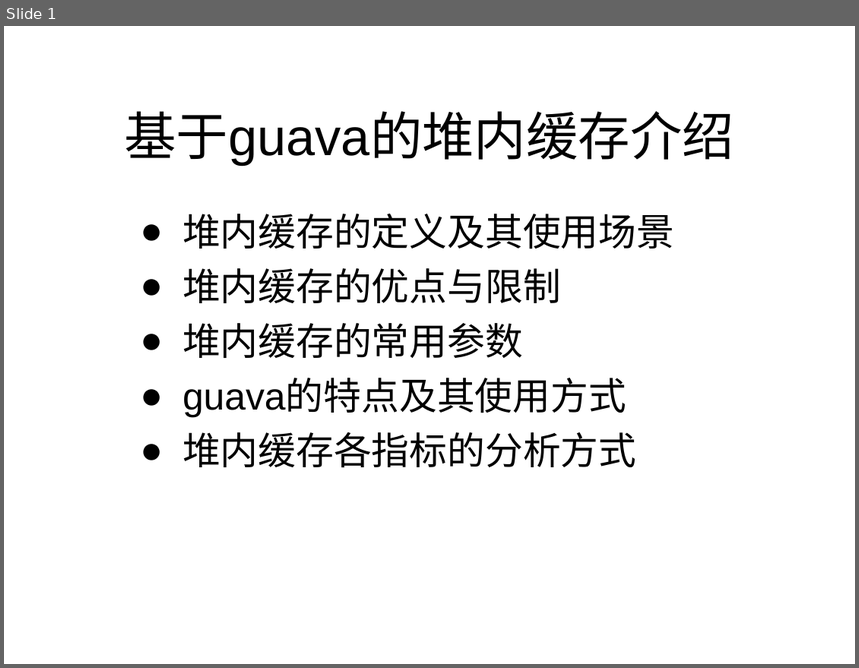
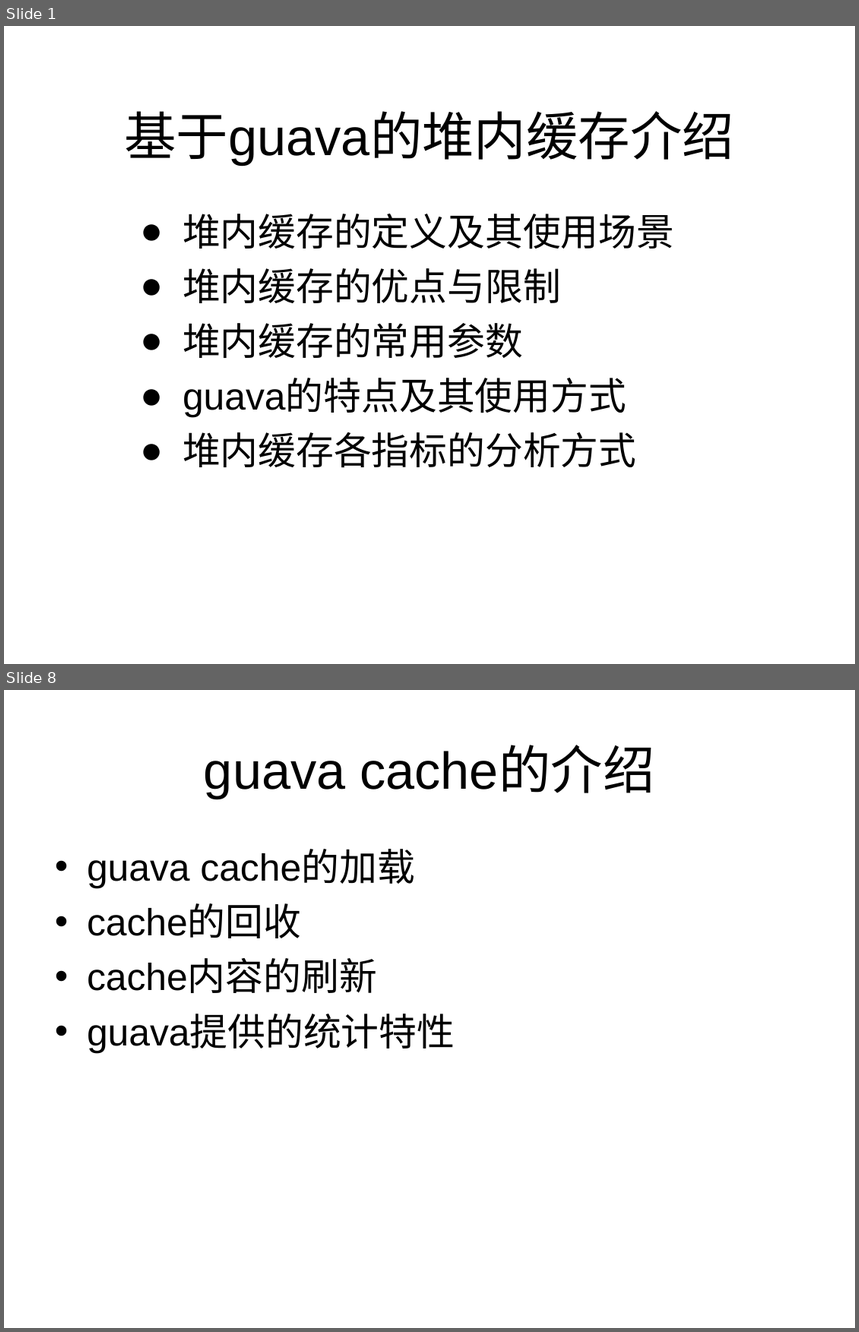
Before and after one commit to track-123/cache, a slide deck: 堆内缓存.ppt. Shown one above the other, each under a label of ours: slide 1 before the commit, slides 1 and 8 after it; the slides between them are not shown. The pictures are 859x668 and 859x1332 pixels, drawn with LibreOffice and Linux fonts; fonts in the diff are those of the drawing. Boxes give left, top, right and bottom in pixels: in the first picture for what was removed or moved away, otherwise in the second. Text is boxed around its words. In the diff, an @@ line names an element or a change of style, - is before the commit and + after.

```diff
--- a/堆内缓存.ppt
+++ b/堆内缓存.ppt
@@ slide 8 added at <box>4,690,855,1328</box>, background #FFFFFF @@
@@ title added at <box>204,748,655,799</box>, 44 pt, text #000000 @@
+guava cache的介绍
@@ text added at <box>87,850,455,1053</box>, 32 pt, text #000000 @@
+• guava cache的加载
+• cache的回收
+• cache内容的刷新
+• guava提供的统计特性
```
Also in this commit, not shown: 1 slide changed, 8 other slides added, 1 slide removed.
